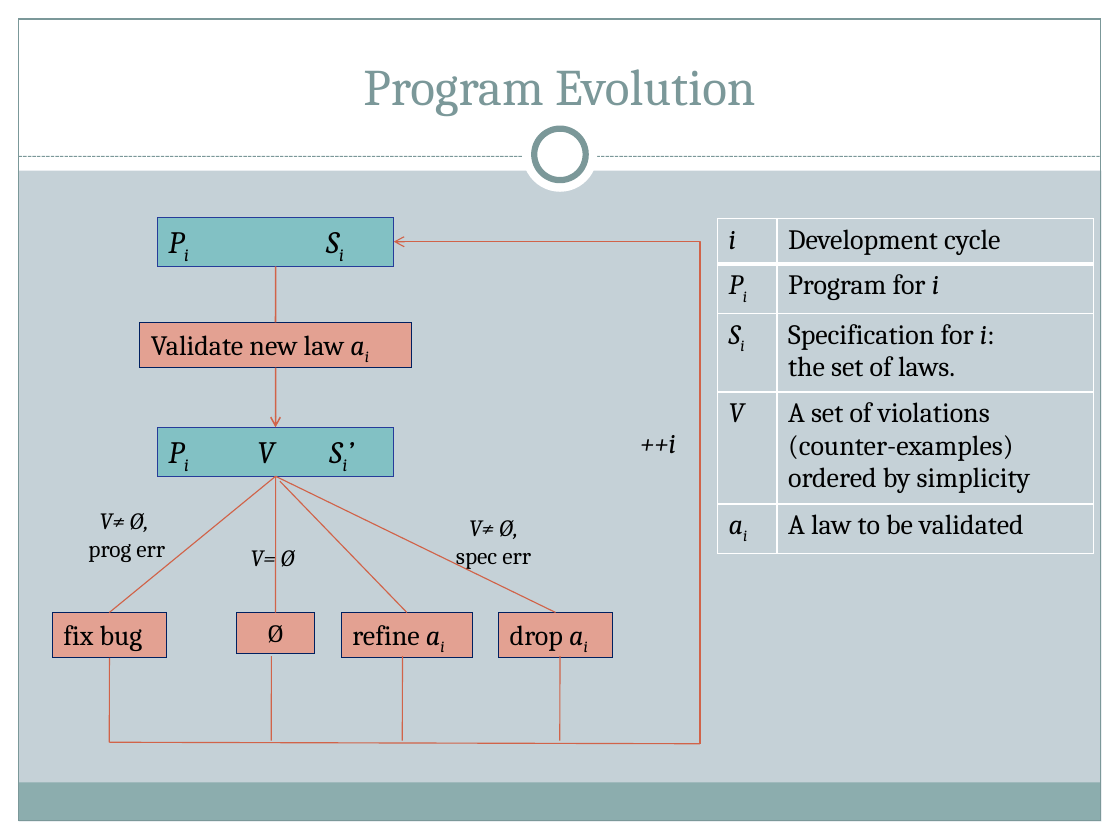
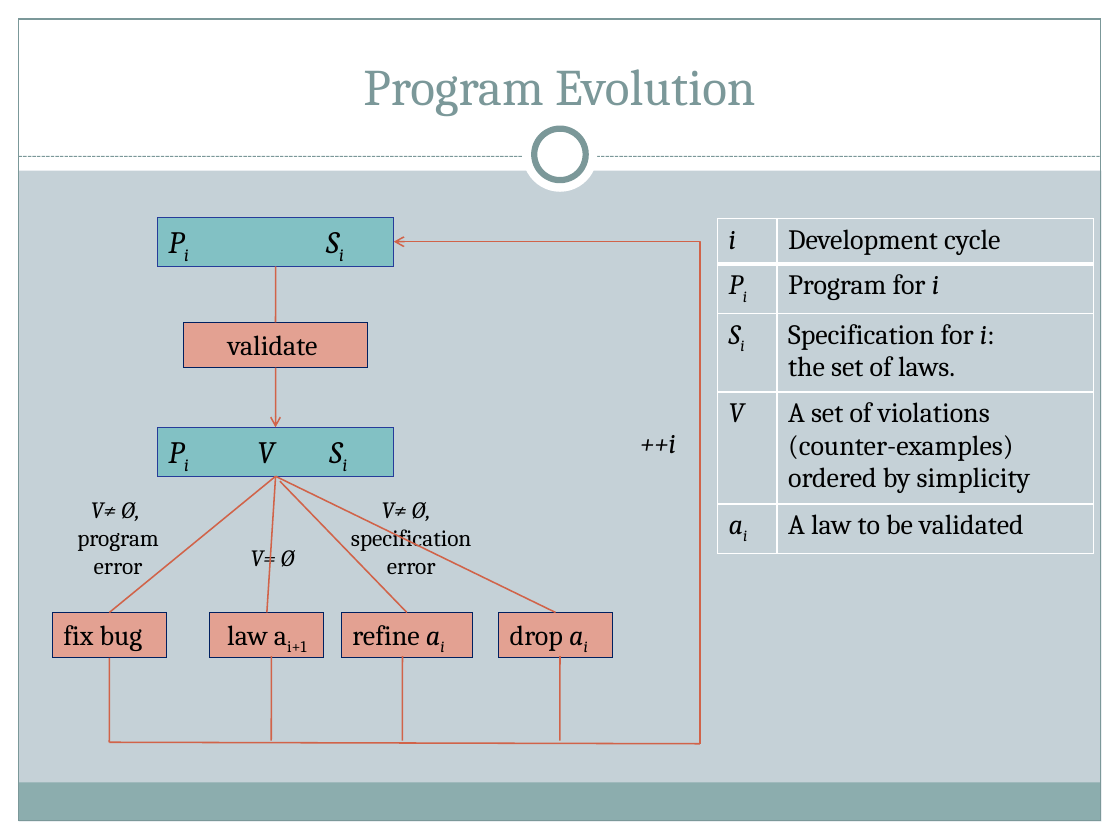
Before and after one commit to ryppl/boost-history, a slide deck: slide 12 of itl/libs/validate/doc/boostcon2010/BoostAlabaster.pptx (slide 11 before the commit). Drawn at 1120x840 pixels with LibreOffice and Linux fonts; fonts in the diff are those of the drawing. Boxes give left, top, right and bottom in pixels: in the first picture for what was removed or moved away, otherwise in the second. Text is boxed around its words. In the diff, an @@ line names an element or a change of style, - is before the commit and + after.

Commit message:
A few modifications in Validate for BoostCon. Added slides and pictures to the presentation.
SVN-Revision: 61673

```diff
--- a/itl/libs/validate/doc/boostcon2010/BoostAlabaster.pptx
+++ b/itl/libs/validate/doc/boostcon2010/BoostAlabaster.pptx
@@ elbow arrow (700, 744) - (394, 242): stroke #D16349 0.75 pt to #D16349 1 pt @@
@@ rectangle "validate": place and size @@
-rectangle "validate" at bbox=[140, 323, 411, 367]
+rectangle "validate" at bbox=[184, 323, 367, 367]
@@ text in rectangle at bbox=[228, 335, 318, 356]: text changed @@
-Validate new law ai
+validate
@@ line (276, 476) - (110, 613): stroke #D16349 0.75 pt to #D16349 1 pt @@
@@ line moved from (276, 476) - (276, 613) to (276, 476) - (267, 613) @@
@@ line (276, 476) - (267, 613): stroke #D16349 0.75 pt to #D16349 1 pt @@
@@ line (276, 476) - (556, 613): stroke #D16349 0.75 pt to #D16349 1 pt @@
@@ text at bbox=[77, 502, 159, 574]: text changed @@
-V≠ Ø,
-prog err
+V≠ Ø,
+program error
@@ line (280, 482) - (407, 613): stroke #D16349 0.75 pt to #D16349 1 pt @@
@@ text "V≠ Ø,": place and size @@
-text "V≠ Ø," at bbox=[456, 520, 531, 569]
+text "V≠ Ø," at bbox=[351, 502, 472, 574]
@@ text at bbox=[351, 525, 472, 574]: text changed @@
-spec err
+specification error
@@ rectangle "law ai+1": place and size @@
-rectangle "law ai+1" at bbox=[236, 613, 315, 654]
+rectangle "law ai+1" at bbox=[209, 613, 324, 657]
@@ text in rectangle at bbox=[227, 625, 306, 652]: text changed; size 16 to 18 pt @@
-Ø
+law ai+1
@@ line (271, 656) - (271, 740): stroke #D16349 0.75 pt to #D16349 1 pt @@
@@ line (402, 656) - (402, 740): stroke #D16349 0.75 pt to #D16349 1 pt @@
@@ line (560, 656) - (560, 740): stroke #D16349 0.75 pt to #D16349 1 pt @@
@@ line (110, 743) - (700, 744): stroke #D16349 0.75 pt to #D16349 1 pt @@
```
Also in this commit, not shown: 20 other slides changed, 17 slides added, 39 other files.
